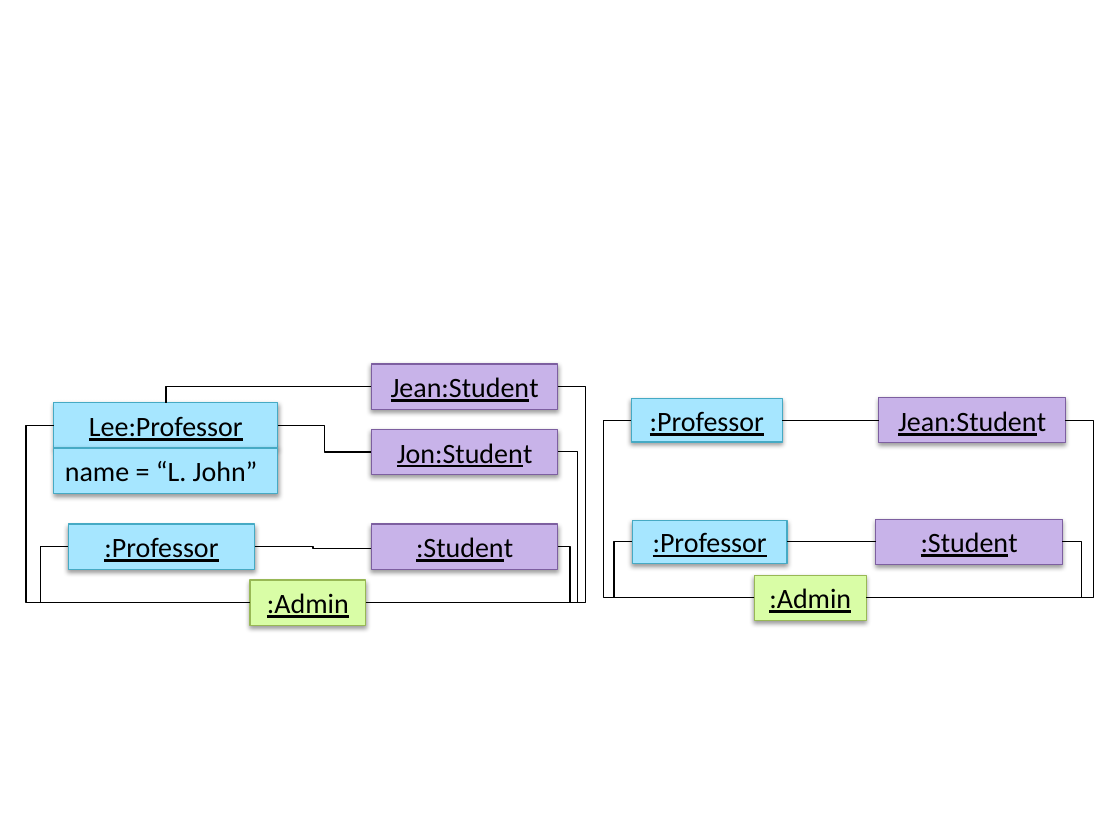
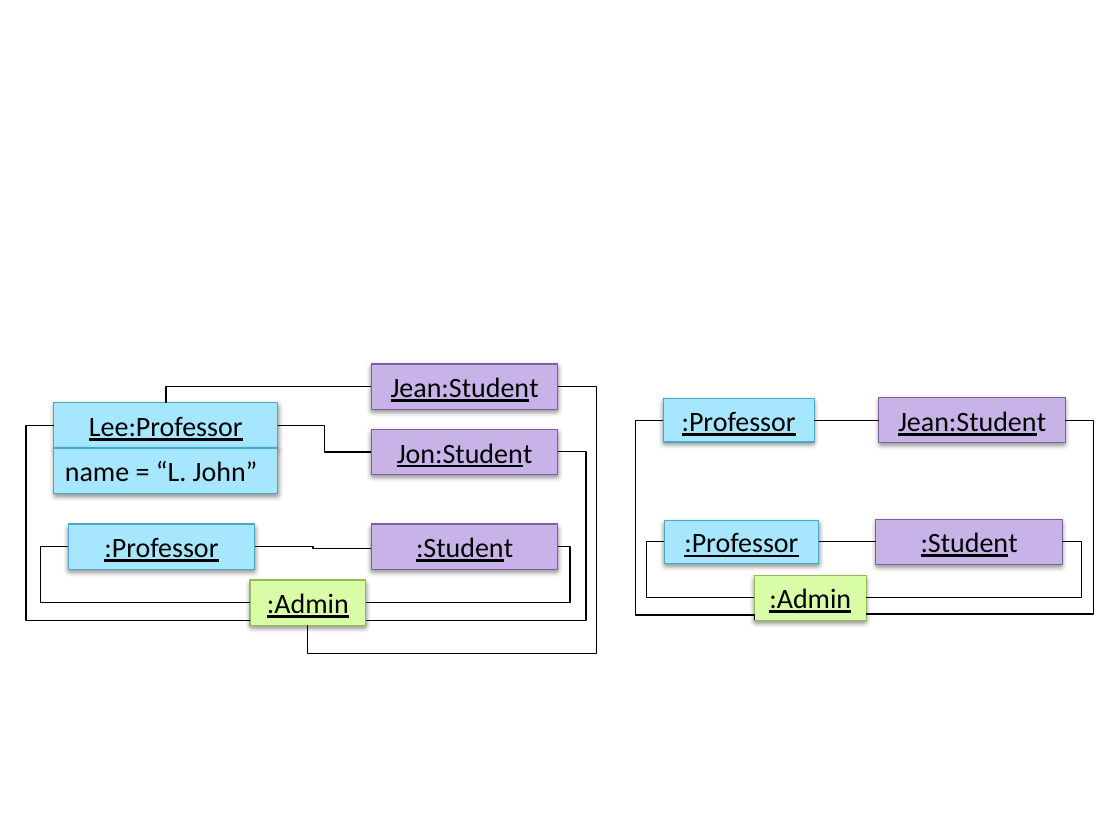
Before and after one commit to se-edu/se-book, a slide deck: slide 1 of diagrams/uml/misc/objectVsClassDiagrams/professorStudent.pptx. Drawn at 1120x840 pixels with LibreOffice and Linux fonts; fonts in the diff are those of the drawing. Boxes give left, top, right and bottom in pixels: in the first picture for what was removed or moved away, otherwise in the second. Text is boxed around its words. In the diff, an @@ line names an element or a change of style, - is before the commit and + after.

```diff
--- a/diagrams/uml/misc/objectVsClassDiagrams/professorStudent.pptx
+++ b/diagrams/uml/misc/objectVsClassDiagrams/professorStudent.pptx
@@ elbow line moved from (558, 386) - (366, 603) to (558, 386) - (308, 625) @@
@@ rectangle ":Professor": place and size @@
-rectangle ":Professor" at (632,399,783,442)
+rectangle ":Professor" at (663,399,814,442)
@@ elbow line moved from (250, 603) - (54, 426) to (250, 620) - (54, 426) @@
@@ elbow line moved from (755, 598) - (632, 420) to (755, 620) - (663, 420) @@
@@ elbow line moved from (783, 420) - (879, 420) to (814, 420) - (879, 420) @@
@@ elbow line moved from (1065, 420) - (867, 598) to (1065, 420) - (867, 614) @@
@@ elbow line moved from (366, 603) - (558, 452) to (366, 620) - (558, 452) @@
@@ rectangle ":Professor": place and size @@
-rectangle ":Professor" at (633,520,787,563)
+rectangle ":Professor" at (664,520,819,563)
@@ elbow line moved from (755, 598) - (633, 542) to (755, 598) - (664, 542) @@
@@ elbow line moved from (787, 542) - (876, 542) to (819, 542) - (876, 542) @@
```
Also in this commit, not shown: 5 other files.
